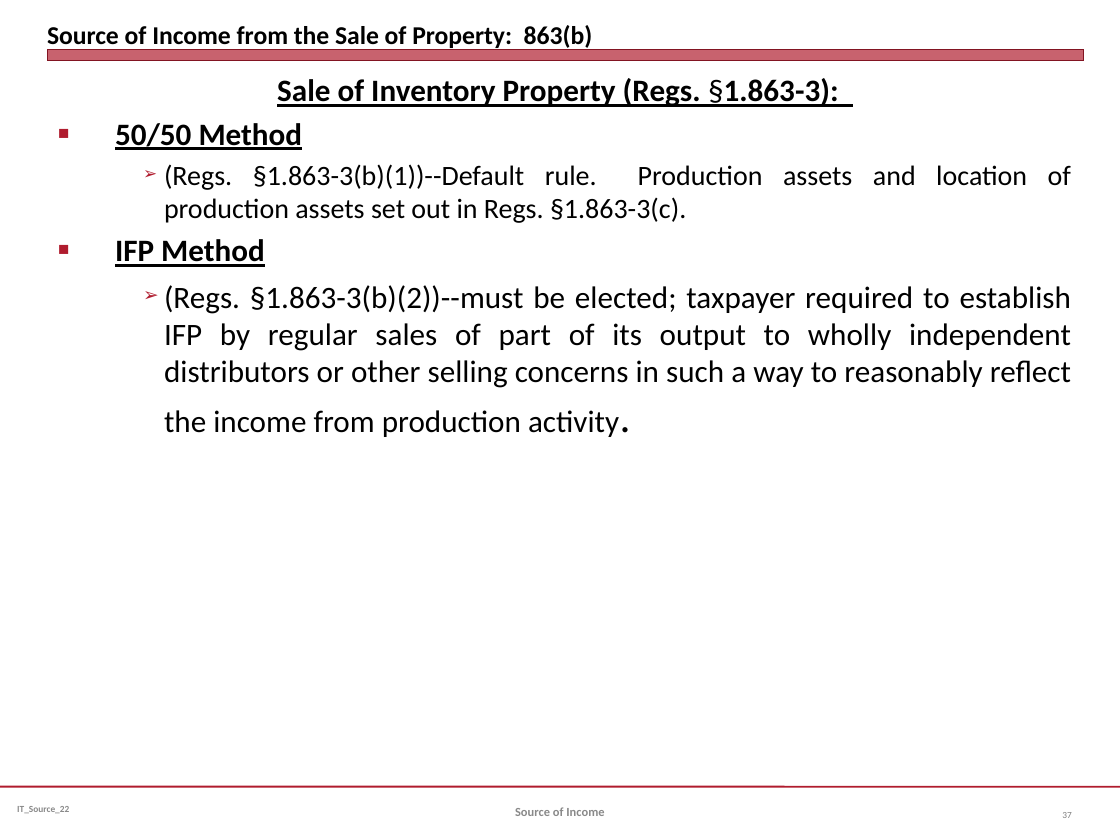
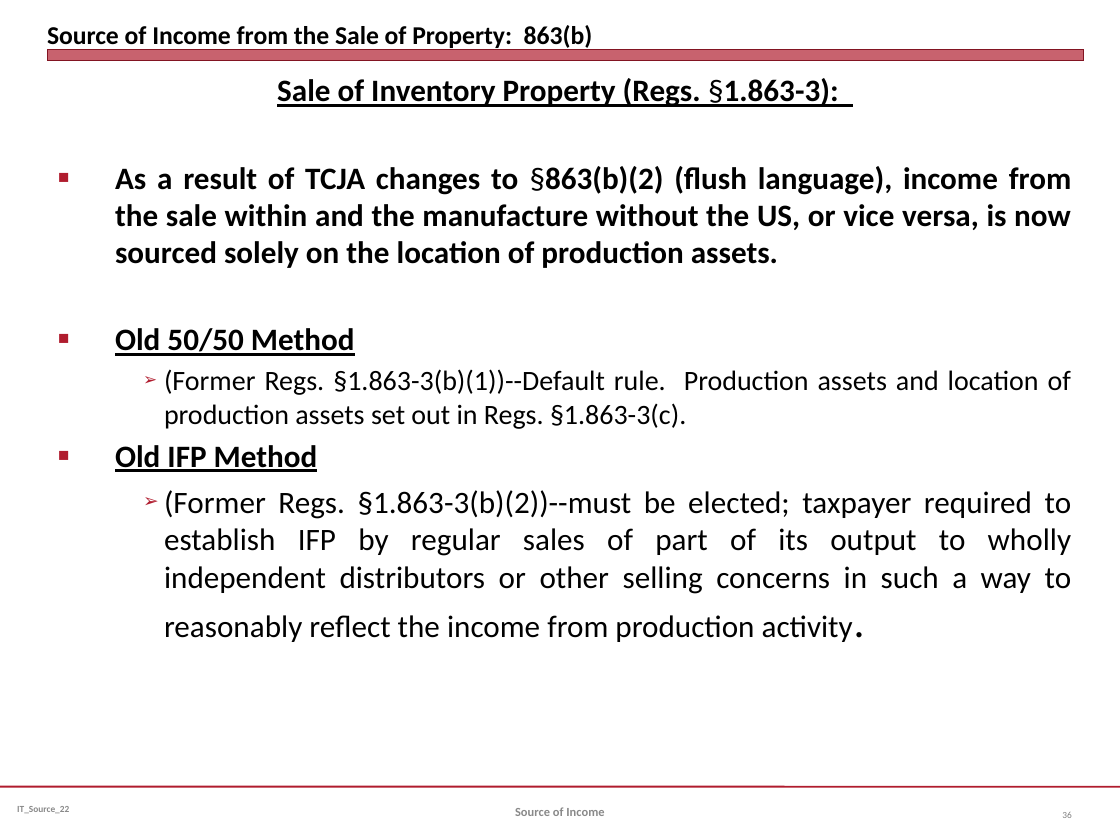
Before and after one commit to jmc877/International-Tax, a slide deck: slide 36 of slides/IT_Source_IntDiv_22.pptx (slide 37 before the commit). Drawn at 1120x840 pixels with LibreOffice and Linux fonts; fonts in the diff are those of the drawing. Boxes give left, top, right and bottom in pixels: in the first picture for what was removed or moved away, otherwise in the second. Text is boxed around its words. In the diff, an @@ line names an element or a change of style, - is before the commit and + after.

```diff
--- a/slides/IT_Source_IntDiv_22.pptx
+++ b/slides/IT_Source_IntDiv_22.pptx
@@ text at (x1=115, y1=166, x2=1072, y2=642): text changed @@
-■ 50/50 Method
-  ➢ (Regs. §1.863-3(b)(1))--Default rule. Production assets and location of production assets set out in Regs. §1.863-3(c).
-■ IFP Method
-  ➢ (Regs. §1.863-3(b)(2))--must be elected; taxpayer required to establish IFP by regular sales of part of its output to wholly independent distributors or other selling concerns in such a way to reasonably reflect the income from production activity.
+■ As a result of TCJA changes to §863(b)(2) (flush language), income from the sale within and the manufacture without the US, or vice versa, is now sourced solely on the location of production assets.
+■ Old 50/50 Method
+  ➢ (Former Regs. §1.863-3(b)(1))--Default rule. Production assets and location of production assets set out in Regs. §1.863-3(c).
+■ Old IFP Method
+  ➢ (Former Regs. §1.863-3(b)(2))--must be elected; taxpayer required to establish IFP by regular sales of part of its output to wholly independent distributors or other selling concerns in such a way to reasonably reflect the income from production activity.
@@ page number at (x1=1062, y1=812, x2=1071, y2=818): text changed @@
-37
+36
```
Also in this commit, not shown: 1 other slide changed, 1 other file.
